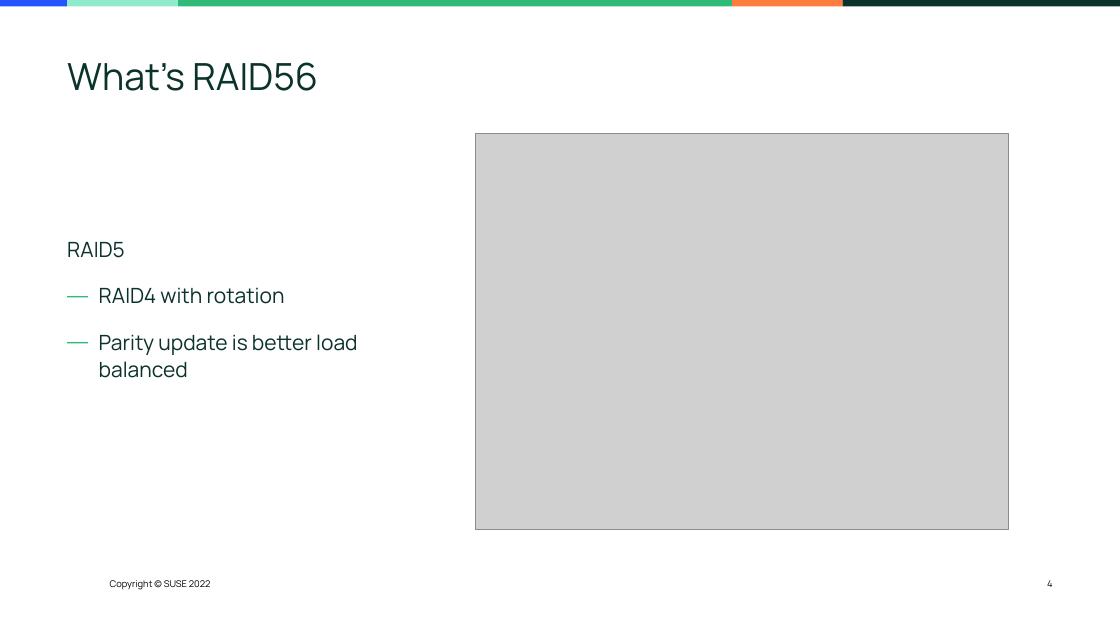
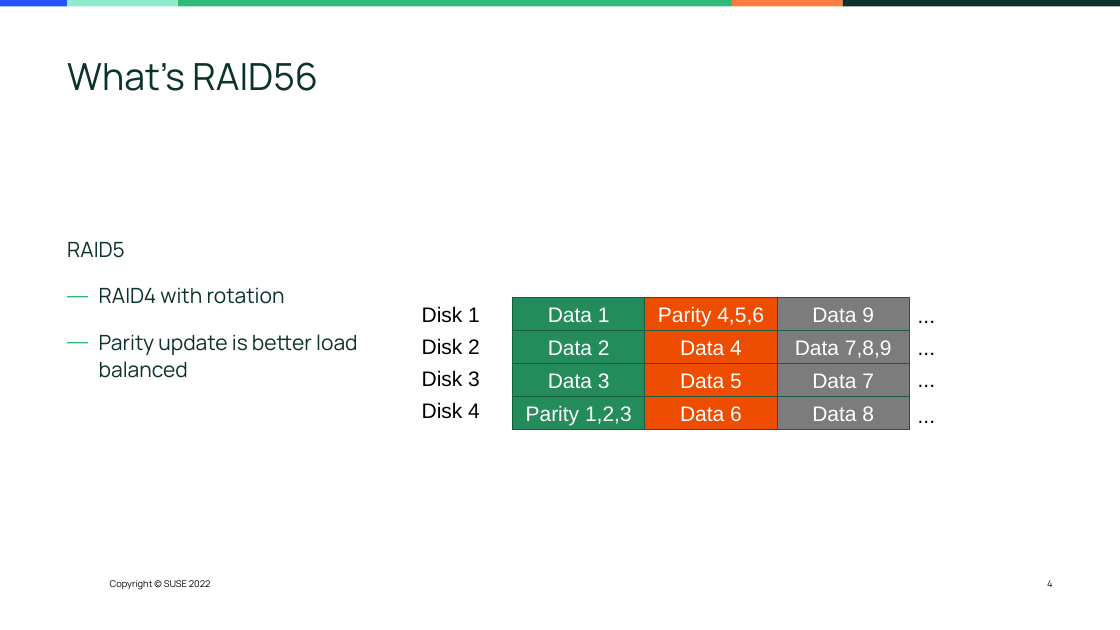
Before and after one commit to adam900710/btrfs_talk, a slide deck: slide 4 of RAID56.odp. Drawn at 1120x630 pixels with LibreOffice and Linux fonts; fonts in the diff are those of the drawing; grey boxes stand for pictures; background and template pictures are left out. Boxes give left, top, right and bottom in pixels: in the first picture for what was removed or moved away, otherwise in the second. Text is boxed around its words. In the diff, an @@ line names an element or a change of style, - is before the commit and + after.

Commit message:
rai56: update the slides to use examples representing btrfs RAID56

```diff
--- a/RAID56.odp
+++ b/RAID56.odp
@@ picture removed at [476, 134, 1009, 529] @@
@@ rectangle added at [513, 297, 644, 330], fill #248C5A, outline #185D3C 0 pt, 18 pt, text #FFFFFF @@
+Data 1
@@ rectangle added at [645, 297, 777, 330], fill #ED4C01, outline #185D3C 0 pt, 18 pt, text #FFFFFF @@
+Parity 4,5,6
@@ rectangle added at [777, 297, 909, 330], fill #7C7C7C, outline #185D3C 0 pt, 18 pt, text #FFFFFF @@
+Data 9
@@ text added at [910, 299, 1009, 331], 18 pt, text #000000 @@
+...
@@ text added at [422, 306, 480, 323], 18 pt, text #000000 @@
+Disk 1
@@ text added at [422, 338, 480, 355], 18 pt, text #000000 @@
+Disk 2
@@ rectangle added at [513, 331, 644, 364], fill #248C5A, outline #185D3C 0 pt, 18 pt, text #FFFFFF @@
+Data 2
@@ rectangle added at [645, 331, 777, 364], fill #ED4C01, outline #185D3C 0 pt, 18 pt, text #FFFFFF @@
+Data 4
@@ rectangle added at [777, 331, 909, 364], fill #7C7C7C, outline #185D3C 0 pt, 18 pt, text #FFFFFF @@
+Data 7,8,9
@@ text added at [910, 331, 1009, 363], 18 pt, text #000000 @@
+...
@@ text added at [422, 370, 480, 387], 18 pt, text #000000 @@
+Disk 3
@@ rectangle added at [513, 364, 644, 397], fill #248C5A, outline #185D3C 0 pt, 18 pt, text #FFFFFF @@
+Data 3
@@ rectangle added at [645, 364, 777, 397], fill #ED4C01, outline #185D3C 0 pt, 18 pt, text #FFFFFF @@
+Data 5
@@ rectangle added at [777, 364, 909, 397], fill #7C7C7C, outline #185D3C 0 pt, 18 pt, text #FFFFFF @@
+Data 7
@@ text added at [910, 363, 1009, 395], 18 pt, text #000000 @@
+...
@@ text added at [422, 402, 480, 419], 18 pt, text #000000 @@
+Disk 4
@@ rectangle added at [513, 397, 644, 429], fill #248C5A, outline #185D3C 0 pt, 18 pt, text #FFFFFF @@
+Parity 1,2,3
@@ rectangle added at [645, 397, 777, 429], fill #ED4C01, outline #185D3C 0 pt, 18 pt, text #FFFFFF @@
+Data 6
@@ rectangle added at [777, 397, 909, 429], fill #7C7C7C, outline #185D3C 0 pt, 18 pt, text #FFFFFF @@
+Data 8
@@ text added at [910, 398, 1009, 430], 18 pt, text #000000 @@
+...
```
Also in this commit, not shown: 7 other slides changed.
